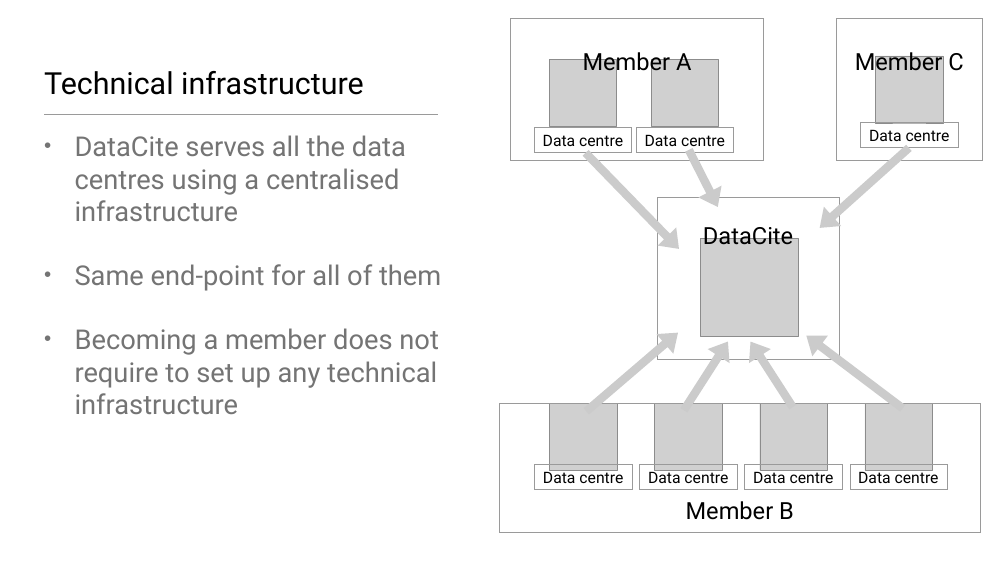
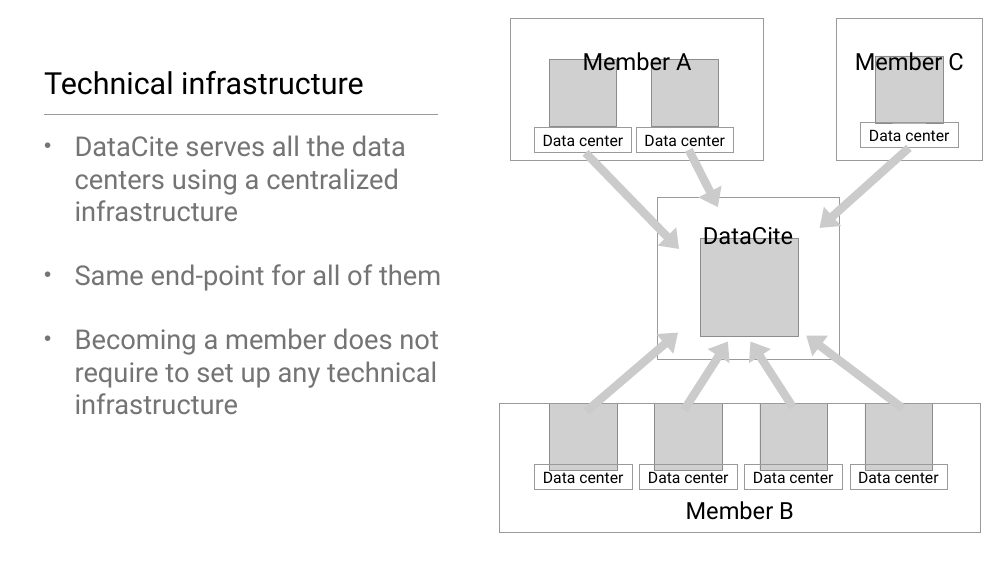
Before and after one commit to datacite/homepage, a slide deck: slide 10 of source/assets/tech_intro.pptx. Drawn at 1008x567 pixels with LibreOffice and Linux fonts; fonts in the diff are those of the drawing; grey boxes stand for pictures. Boxes give left, top, right and bottom in pixels: in the first picture for what was removed or moved away, otherwise in the second. Text is boxed around its words. In the diff, an @@ line names an element or a change of style, - is before the commit and + after.

Commit message:
slides update

```diff
--- a/source/assets/tech_intro.pptx
+++ b/source/assets/tech_intro.pptx
@@ text at (75,135,406,221): text changed @@
-• DataCite serves all the data centres using a centralised infrastructure
+• DataCite serves all the data centers using a centralized infrastructure
@@ text in rectangle at (543,134,623,151): text changed @@
-Data centre
+Data center
@@ text in rectangle at (644,134,725,151): text changed @@
-Data centre
+Data center
@@ text in rectangle at (869,129,949,146): text changed @@
-Data centre
+Data center
@@ text in rectangle at (543,469,623,483): text changed @@
-Data centre
+Data center
@@ text in rectangle at (648,469,728,483): text changed @@
-Data centre
+Data center
@@ text in rectangle at (753,469,833,483): text changed @@
-Data centre
+Data center
@@ text in rectangle at (858,469,939,483): text changed @@
-Data centre
+Data center
```
Also in this commit, not shown: 2 other slides changed, 1 slide added, 1 slide removed, 4 other files.
